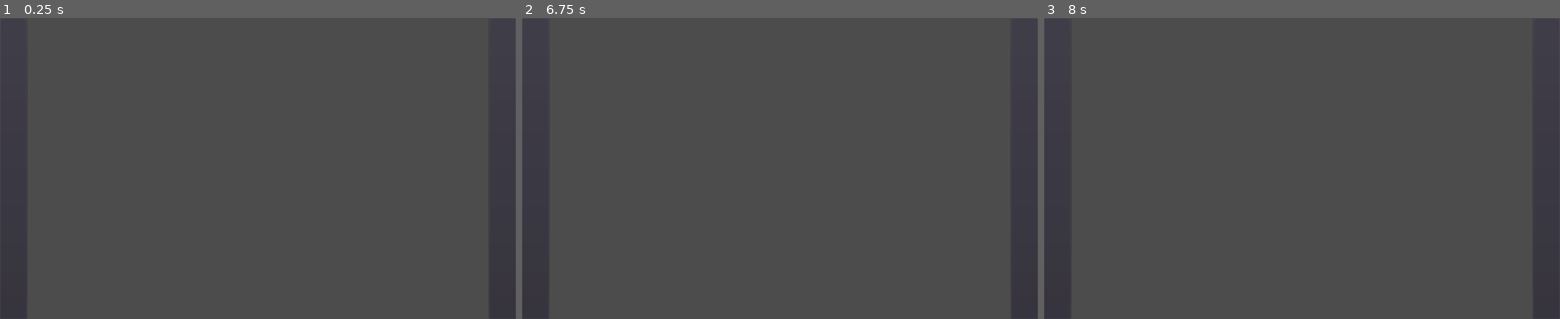
Above: before the commit, frames 1-3 (left to right).
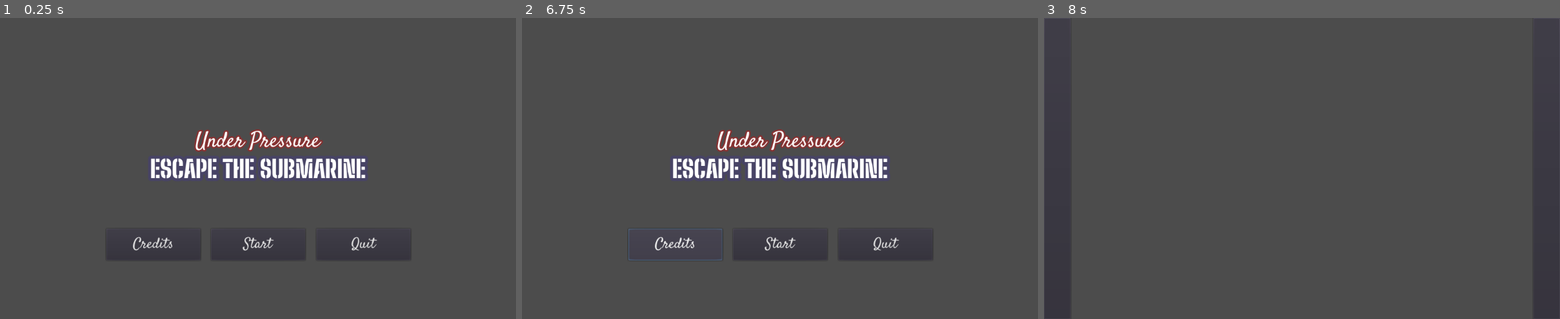
Above: after the commit, the same moments.

Repository: keitht22/Escape-The-Submarine
Game: Godot game, scene res://menus/Main_Menu.tscn
The game is run twice, just before and just after one commit, with the same random seed, the same clock (stepped at 60 frames per second) and the same inputs. Before the commit the project starts from res://cockpit/Cockpit.tscn.
Inputs (mouse positions are in pixels of both pictures, inside the frame that each line leads up to):
- Up to frame 1 (0.25 s): no input
- Up to frame 2 (6.75 s): click (537, 168) at 0.52 s; click (537, 168) at 1.27 s; click (537, 168) at 2.02 s; click (537, 168) at 2.77 s; click (1022, 168) at 3.52 s; click (1022, 168) at 4.27 s; click (1022, 168) at 5.02 s; click (1022, 168) at 5.77 s; click (676, 243) at 6.5 s, where only the run after the commit has a clickable "Credits"
- Up to frame 3 (8 s): click (1302, 243) at 7.25 s, where only the run after the commit has a clickable "Start"

The runs differ from the first frame. In frame 1, 4.7% of the frame differs, in the area x 0-100%, y 36-100%; in frame 2, 4.7%; in frame 3, nothing differs.

Commit message:
8:03 AM

Diff:
--- a/Global.tscn
+++ b/Global.tscn
@@ -7,4 +7,3 @@
 [node name="Music" type="AudioStreamPlayer" parent="."]
 stream = ExtResource( 1 )
 volume_db = -8.973
-autoplay = true
--- a/back/Back.tscn
+++ b/back/Back.tscn
@@ -3,8 +3,6 @@
 [ext_resource path="res://back/Back.gd" type="Script" id=1]
 
 [node name="Back" type="Control"]
-margin_right = 1024.0
-margin_bottom = 600.0
 script = ExtResource( 1 )
 __meta__ = {
 "_edit_use_anchors_": false
--- a/cockpit/Cockpit.tscn
+++ b/cockpit/Cockpit.tscn
@@ -24,5 +24,9 @@
 __meta__ = {
 "_edit_use_anchors_": false
 }
+
+[node name="Sprite" type="Sprite" parent="."]
+position = Vector2( 504.387, 300.764 )
+scale = Vector2( 0.262489, 0.275246 )
 [connection signal="pressed" from="Left" to="." method="_on_Left_pressed"]
 [connection signal="pressed" from="Right" to="." method="_on_Right_pressed"]
--- /dev/null
+++ b/menus/Main_Menu.gd
@@ -0,0 +1,20 @@
+extends Control
+
+onready var music = get_node("/root/Global/Music")
+
+func _ready():
+	pass
+
+
+func _on_Start_pressed():
+# warning-ignore:return_value_discarded
+	get_tree().change_scene("res://cockpit/Cockpit.tscn")
+	music.play()
+
+
+func _on_Credits_pressed():
+	pass # Replace with function body.
+
+
+func _on_Quit_pressed():
+	get_tree().quit()
--- /dev/null
+++ b/menus/Main_Menu.tscn
@@ -0,0 +1,112 @@
+[gd_scene load_steps=7 format=2]
+
+[ext_resource path="res://menus/Satisfy-Regular.ttf" type="DynamicFontData" id=1]
+[ext_resource path="res://menus/BigShouldersStencilDisplay-Black.ttf" type="DynamicFontData" id=2]
+[ext_resource path="res://menus/Main_Menu.gd" type="Script" id=3]
+
+[sub_resource type="DynamicFont" id=1]
+size = 42
+outline_size = 3
+outline_color = Color( 0.533333, 0.196078, 0.196078, 1 )
+use_mipmaps = true
+use_filter = true
+font_data = ExtResource( 1 )
+
+[sub_resource type="DynamicFont" id=2]
+size = 48
+outline_size = 6
+outline_color = Color( 0.282353, 0.266667, 0.4, 1 )
+use_mipmaps = true
+use_filter = true
+font_data = ExtResource( 2 )
+
+[sub_resource type="DynamicFont" id=3]
+size = 29
+use_mipmaps = true
+use_filter = true
+font_data = ExtResource( 1 )
+
+[node name="Main_Menu" type="Control"]
+anchor_right = 1.0
+anchor_bottom = 1.0
+script = ExtResource( 3 )
+__meta__ = {
+"_edit_use_anchors_": false
+}
+
+[node name="Label" type="Label" parent="."]
+anchor_left = 0.5
+anchor_top = 0.5
+anchor_right = 0.5
+anchor_bottom = 0.5
+margin_left = -141.999
+margin_top = -92.81
+margin_right = 142.0
+margin_bottom = -22.8097
+custom_fonts/font = SubResource( 1 )
+text = "Under Pressure"
+align = 1
+valign = 2
+
+[node name="Label2" type="Label" parent="."]
+anchor_left = 0.5
+anchor_top = 0.5
+anchor_right = 0.5
+anchor_bottom = 0.5
+margin_left = -214.0
+margin_top = -29.5
+margin_right = 214.0
+margin_bottom = 29.5
+custom_fonts/font = SubResource( 2 )
+text = "ESCAPE THE SUBMARINE"
+__meta__ = {
+"_edit_use_anchors_": false
+}
+
+[node name="Start" type="Button" parent="."]
+anchor_left = 0.5
+anchor_top = 0.5
+anchor_right = 0.5
+anchor_bottom = 0.5
+margin_left = -93.337
+margin_top = 120.0
+margin_right = 93.3372
+margin_bottom = 183.0
+custom_fonts/font = SubResource( 3 )
+text = "Start"
+__meta__ = {
+"_edit_use_anchors_": false
+}
+
+[node name="Credits" type="Button" parent="."]
+anchor_left = 0.5
+anchor_top = 0.5
+anchor_right = 0.5
+anchor_bottom = 0.5
+margin_left = -301.399
+margin_top = 120.0
+margin_right = -114.725
+margin_bottom = 183.0
+custom_fonts/font = SubResource( 3 )
+text = "Credits"
+__meta__ = {
+"_edit_use_anchors_": false
+}
+
+[node name="Quit" type="Button" parent="."]
+anchor_left = 0.5
+anchor_top = 0.5
+anchor_right = 0.5
+anchor_bottom = 0.5
+margin_left = 116.493
+margin_top = 120.0
+margin_right = 303.167
+margin_bottom = 183.0
+custom_fonts/font = SubResource( 3 )
+text = "Quit"
+__meta__ = {
+"_edit_use_anchors_": false
+}
+[connection signal="pressed" from="Start" to="." method="_on_Start_pressed"]
+[connection signal="pressed" from="Credits" to="." method="_on_Credits_pressed"]
+[connection signal="pressed" from="Quit" to="." method="_on_Quit_pressed"]
--- a/project.godot
+++ b/project.godot
@@ -16,7 +16,7 @@
 [application]
 
 config/name="Escape- The- Submarine"
-run/main_scene="res://cockpit/Cockpit.tscn"
+run/main_scene="res://menus/Main_Menu.tscn"
 
 [autoload]
 
@@ -25,3 +25,5 @@
 [display]
 
 window/size/resizable=false
+window/size/fullscreen=true
+window/stretch/mode="viewport"
Binary file added: menus/BigShouldersStencilDisplay-Black.ttf
Binary file added: menus/Satisfy-Regular.ttf
